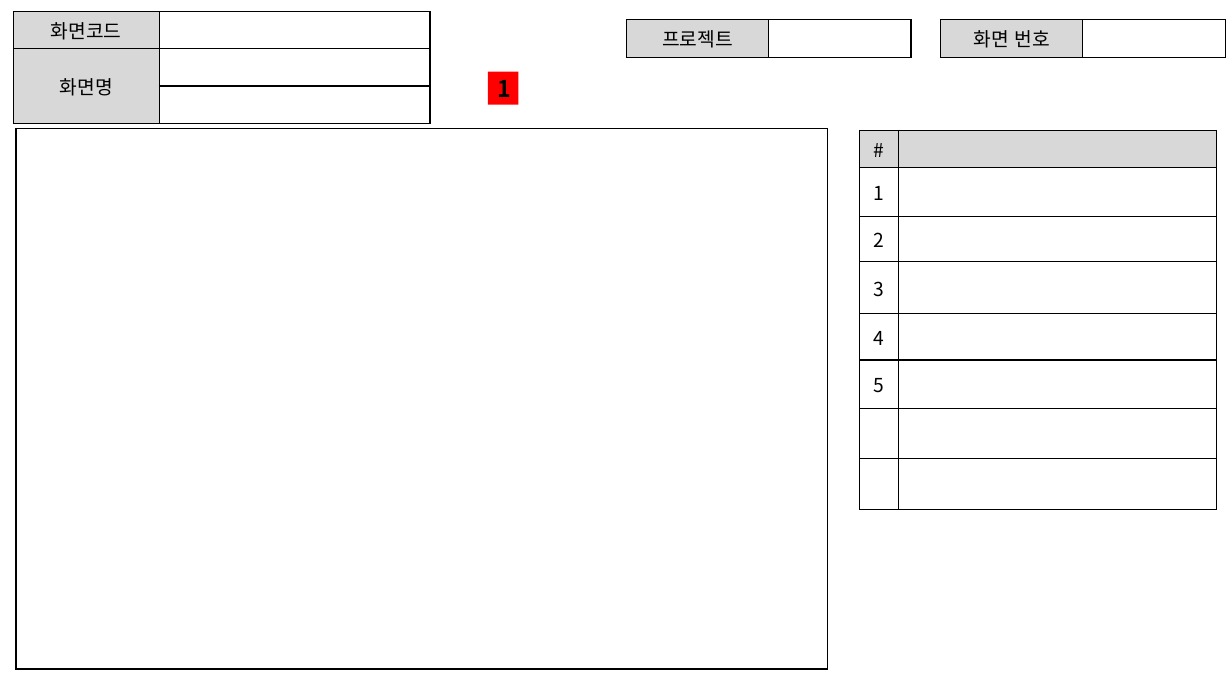
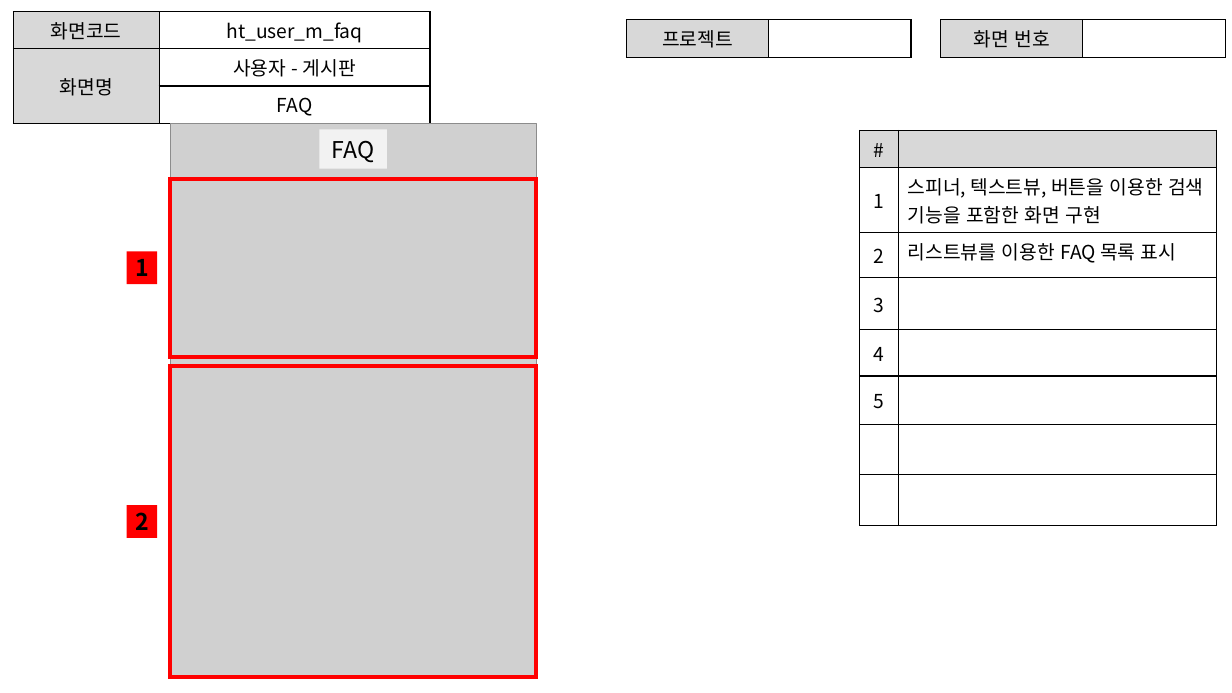
Before and after one commit to ezenteam2/e-Zone, a slide deck: slide 7 of 0 발표용 파워포인트/project05 - 파워포인트 종합 - 현태.pptx (slide 11 before the commit). Drawn at 1232x693 pixels with LibreOffice and Linux fonts; fonts in the diff are those of the drawing; grey boxes stand for pictures. Boxes give left, top, right and bottom in pixels: in the first picture for what was removed or moved away, otherwise in the second. Text is boxed around its words. In the diff, an @@ line names an element or a change of style, - is before the commit and + after.

```diff
--- a/0 발표용 파워포인트/project05 - 파워포인트 종합 - 현태.pptx
+++ b/0 발표용 파워포인트/project05 - 파워포인트 종합 - 현태.pptx
@@ table at (13,12,430,120) @@
-row 1, column 2: 
+row 1, column 2: ht_user_m_faq
-row 2, column 2: 
+row 2, column 2: 사용자 - 게시판
-row 3, column 2: 
+row 3, column 2: FAQ
@@ rectangle removed at (16,128,827,669) @@
@@ picture added at (170,123,536,677) @@
@@ rectangle added at (320,129,387,168), fill #F2F2F2, 18 pt, text #000000 @@
+FAQ
@@ table at (860,130,1217,512) @@
-row 2, column 2: 
+row 2, column 2: 스피너, 텍스트뷰, 버튼을 이용한 검색 기능을 포함한 화면 구현
-row 3, column 2: 
+row 3, column 2: 리스트뷰를 이용한 FAQ 목록 표시
@@ rectangle added at (170,179,536,358), outline #FF0000 3 pt @@
@@ rectangle "1": place and size @@
-rectangle "1" at (488,72,518,104)
+rectangle "1" at (127,251,157,284)
@@ rectangle added at (170,366,536,677), outline #FF0000 3 pt @@
@@ rectangle added at (127,506,157,538), fill #FF0000, 18 pt, text #000000, bold @@
+2
```
Also in this commit, not shown: 9 other slides changed, 10 slides added, 2 other files.
